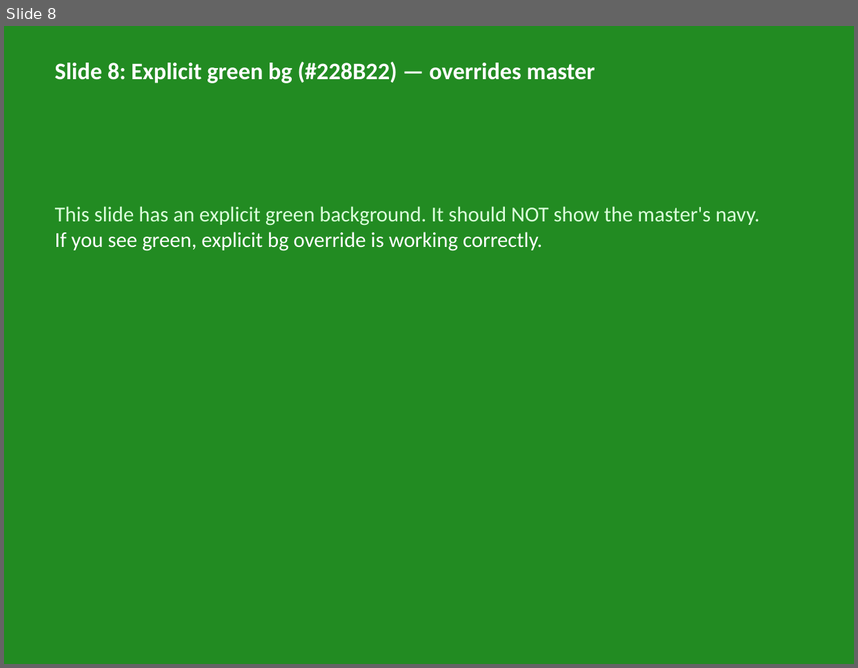
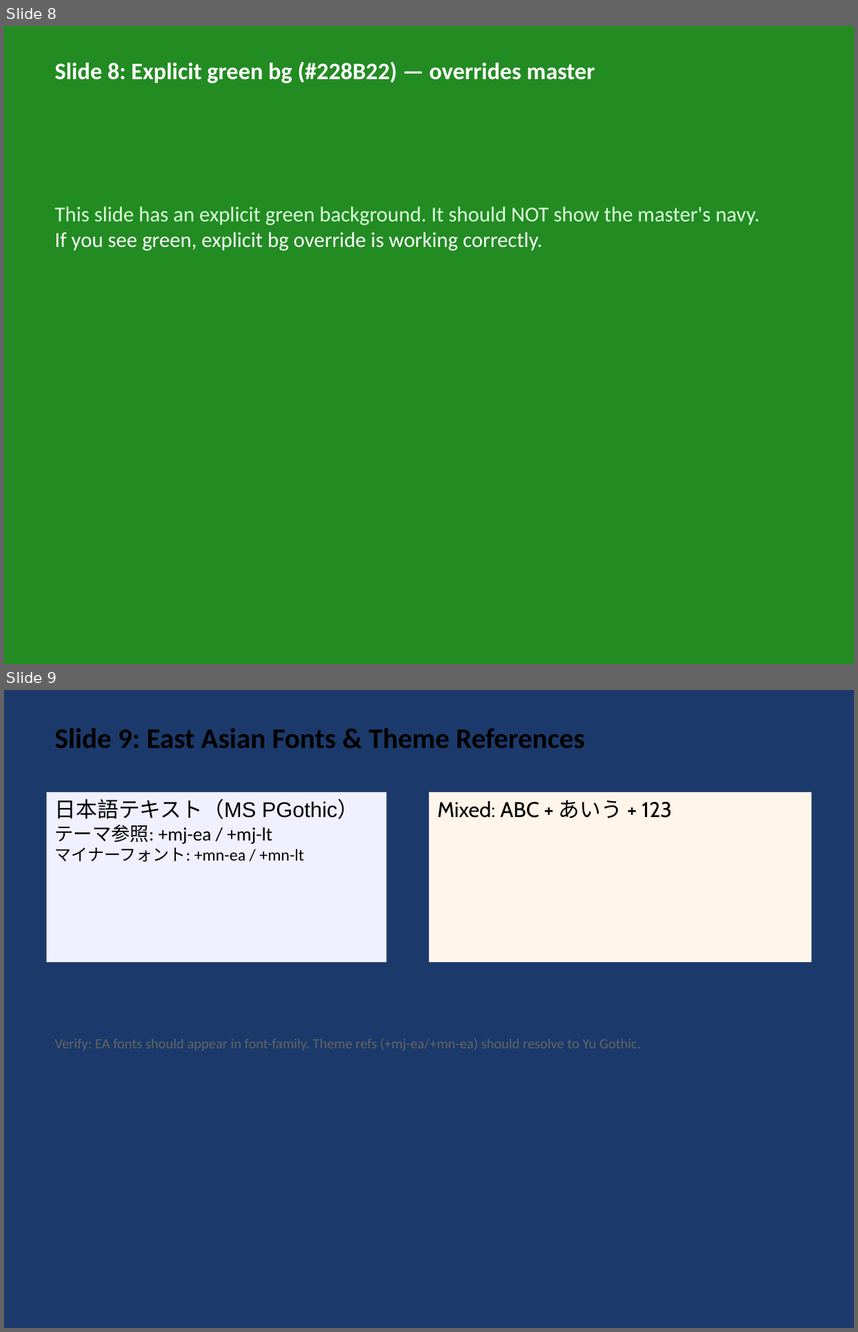
Before and after one commit to t-ujiie-g/pptx-svg, a slide deck: test_fixtures/test_features.pptx. Shown one above the other, each under a label of ours: slide 8 before the commit, slides 8 and 9 after it. The pictures are 858x668 and 858x1332 pixels, drawn with LibreOffice and Linux fonts; fonts in the diff are those of the drawing. Boxes give left, top, right and bottom in pixels: in the first picture for what was removed or moved away, otherwise in the second. Text is boxed around its words. In the diff, an @@ line names an element or a change of style, - is before the commit and + after.

Commit message:
feat: Enhance text rendering and serialization with line and character spacing support
- Implemented line spacing handling in `para_line_height` function to support both EMU and percentage values.
- Updated text rendering functions to accommodate East Asian fonts and character spacing attributes.
- Enhanced serialization of text properties to include line spacing and character spacing in the output XML.
- Added tests for East Asian font handling, line spacing, and character spacing to ensure proper functionality.
- Updated test fixtures to reflect the new features and validate the output.

```diff
--- a/test_fixtures/test_features.pptx
+++ b/test_fixtures/test_features.pptx
@@ slide 9 added at (4, 690, 854, 1328), background #1B3A6B @@
@@ text added at (55, 728, 585, 748), 24 pt, text #000000, bold @@
+Slide 9: East Asian Fonts & Theme References
@@ rectangle added at (47, 792, 386, 962), fill #F0F0FF, 14 pt, text #000000 @@
+日本語テキスト（MS PGothic）
+テーマ参照: +mj-ea / +mj-lt
+マイナーフォント: +mn-ea / +mn-lt
@@ rectangle added at (429, 792, 811, 962), fill #FFF5EB, 18 pt, text #000000 @@
+Mixed: ABC + あいう + 123
@@ text added at (55, 1038, 641, 1050), 12 pt, text #646464 @@
+Verify: EA fonts should appear in font-family. Theme refs (+mj-ea/+mn-ea) should resolve to Yu Gothic.
```
Also in this commit, not shown: 2 other slides added, 8 other files.
